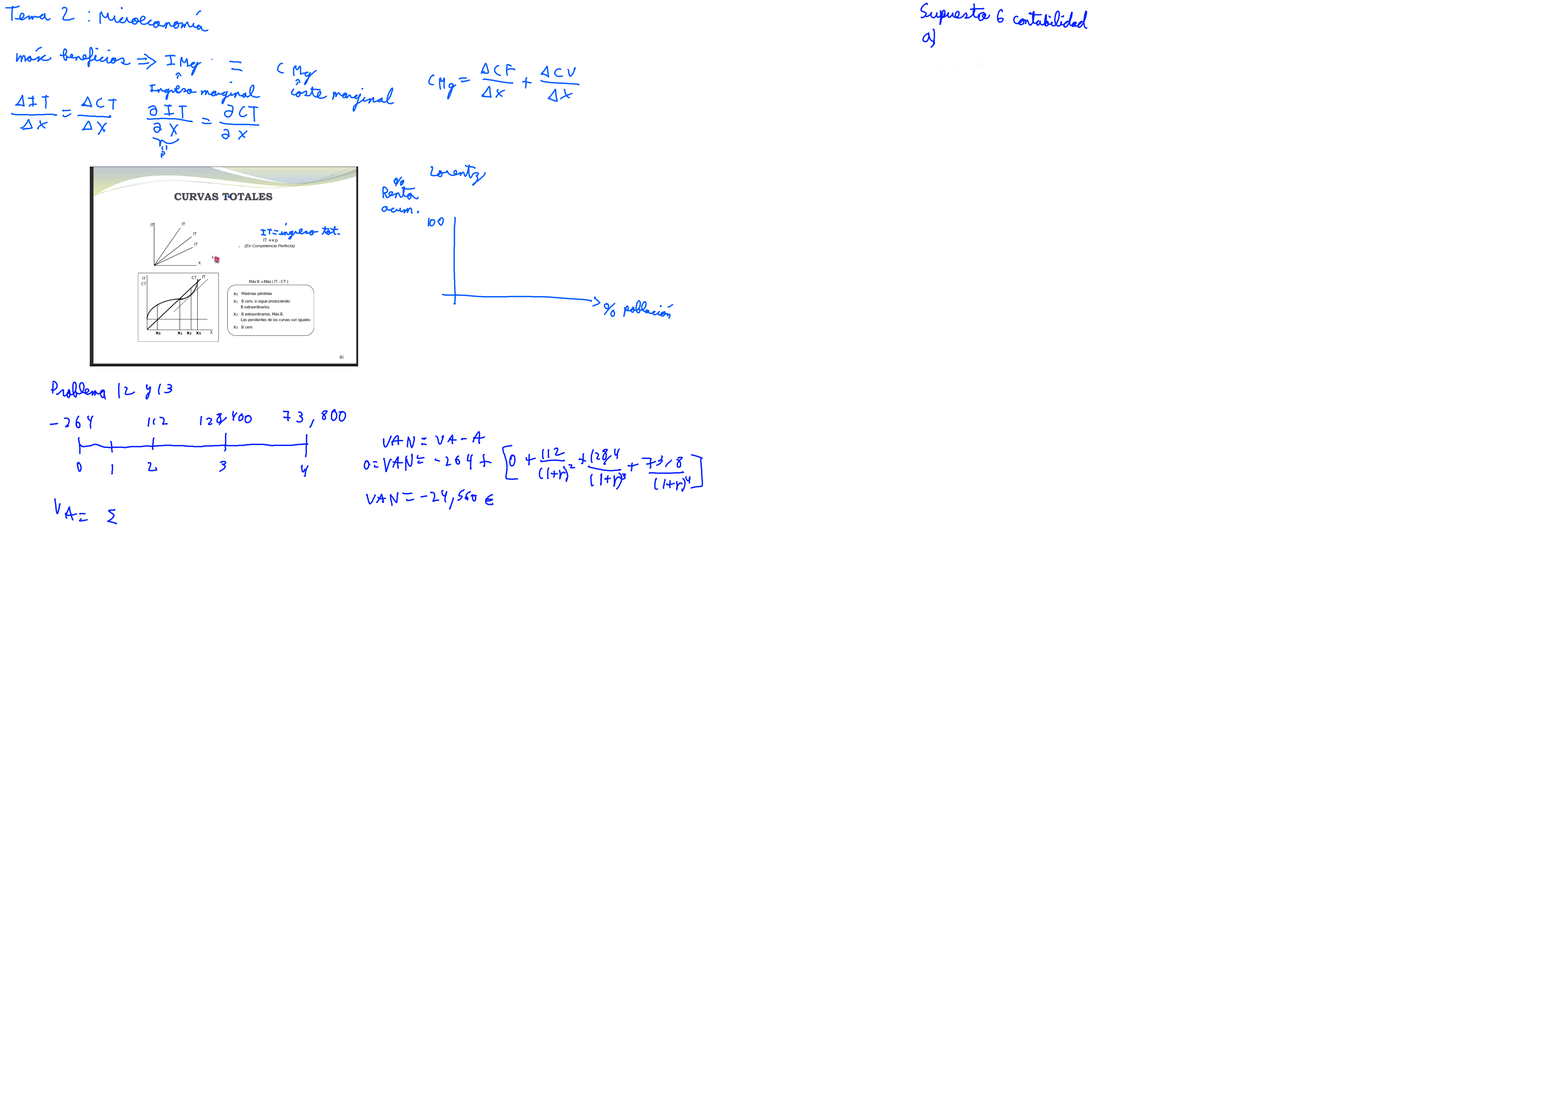
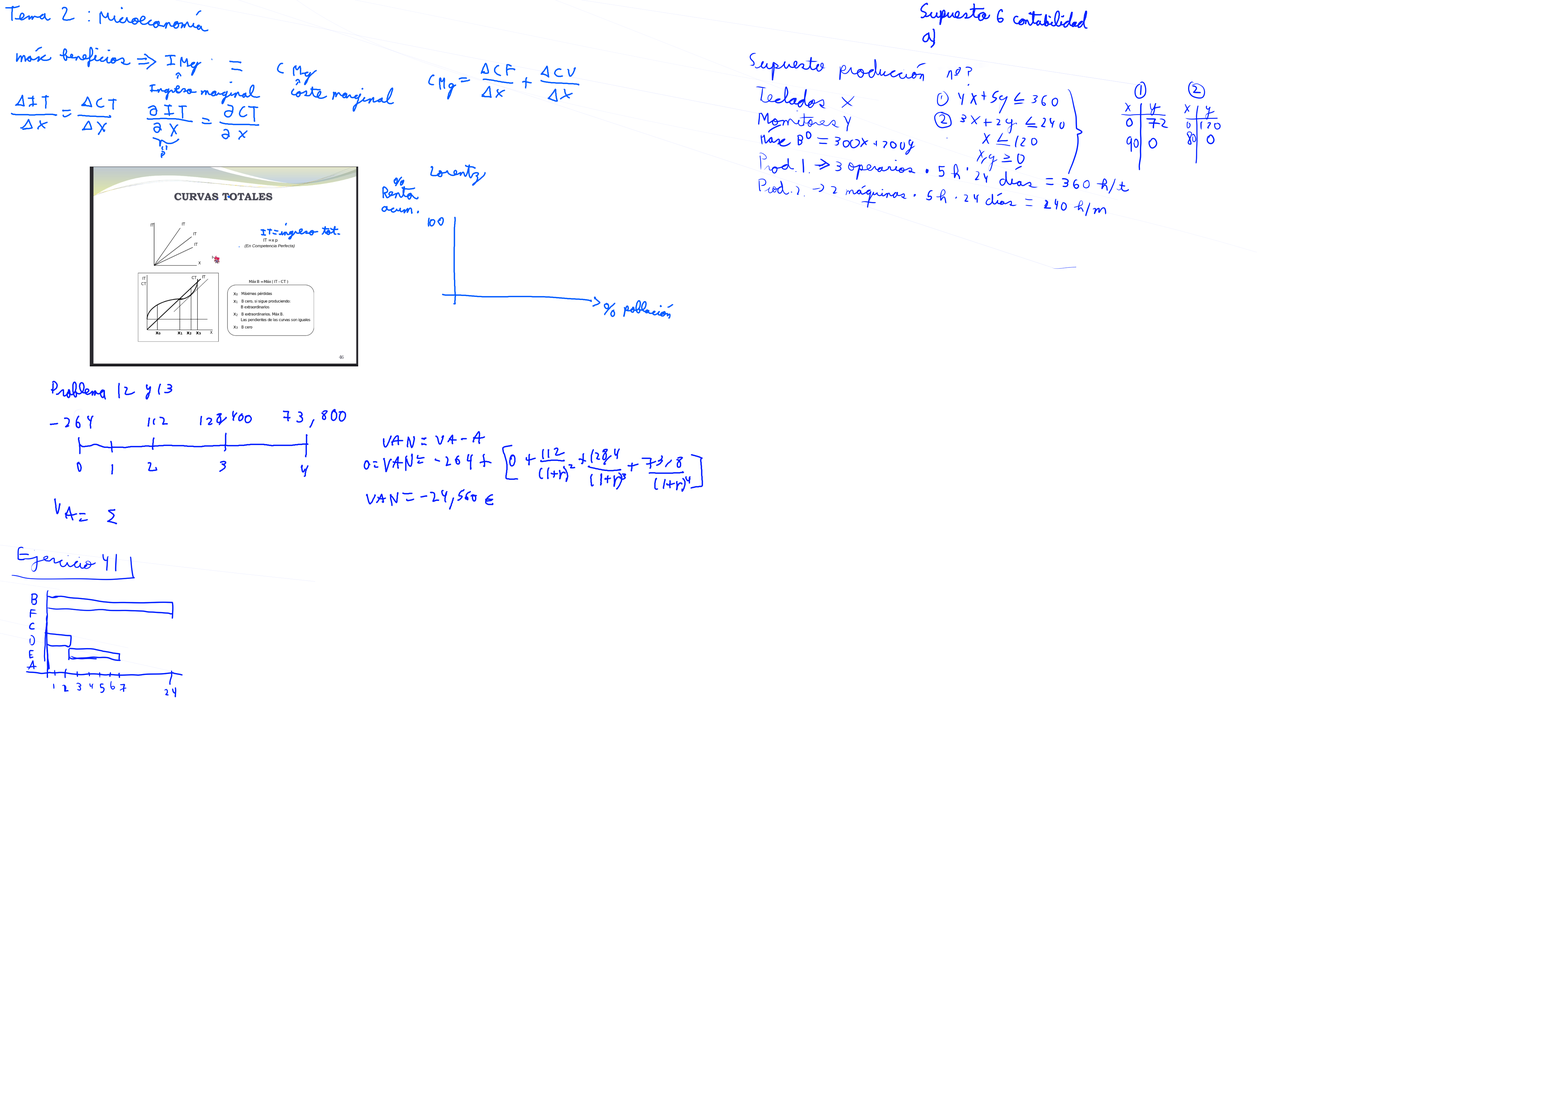
Layers edited between the first and the second w=1568, h=1109 image:
painted on "Paint Layer 3 (pasted)" over (x1=0, y1=182, x2=1257, y2=698)
painted on "Layer 1" over (x1=0, y1=0, x2=1257, y2=698)